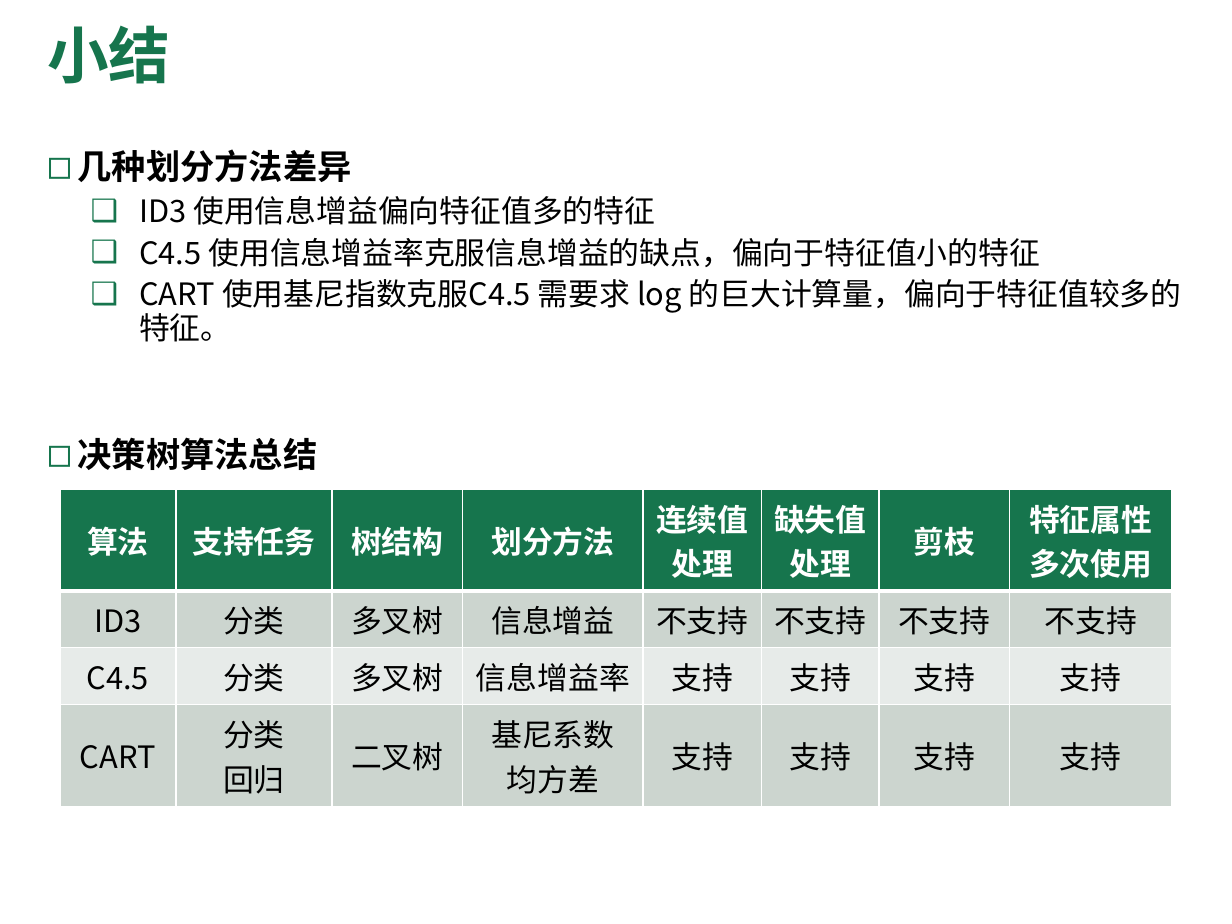
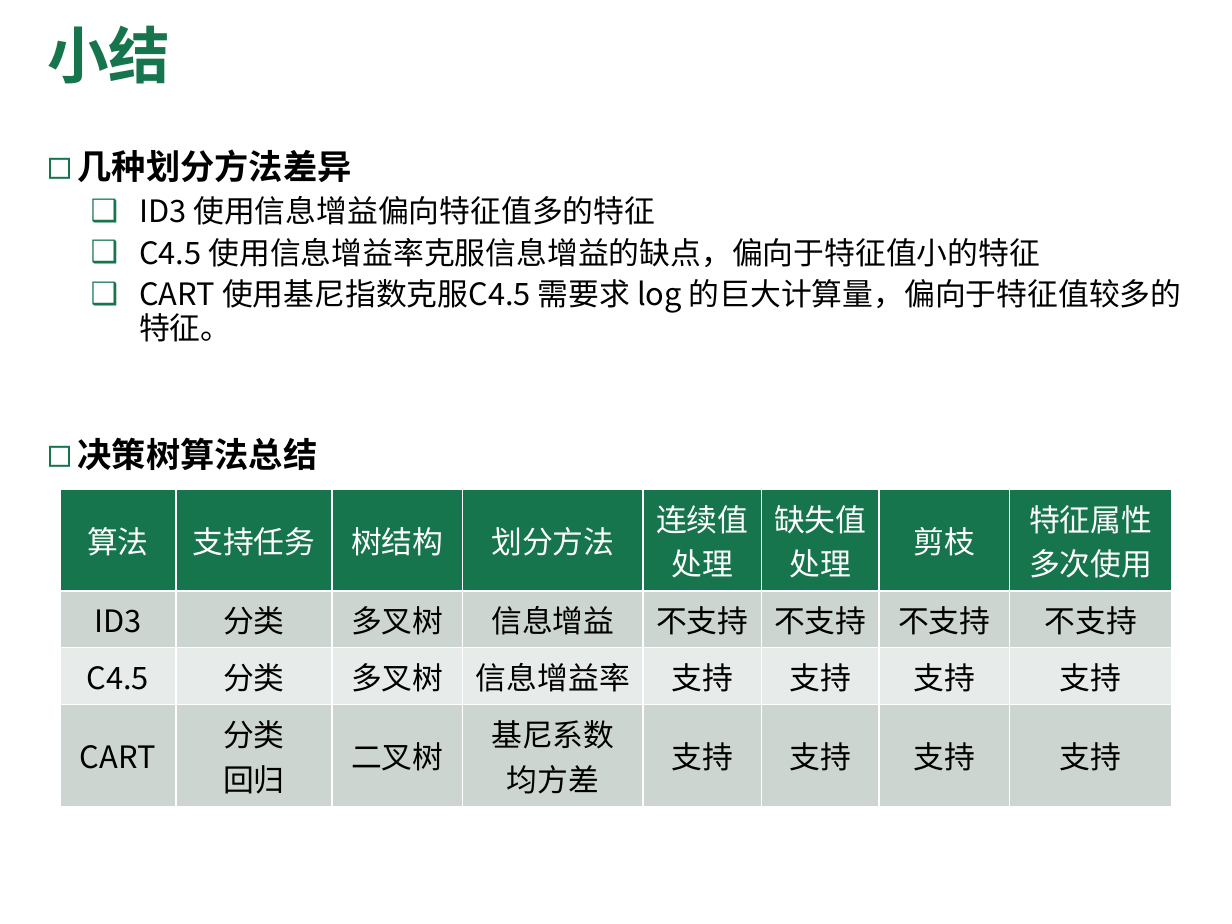
Before and after one commit to Aetik-yue/CQU_Study_Material, a slide deck: slide 52 of 机器学习/课件/ML-ch4-决策树.pptx. Drawn at 1232x924 pixels with LibreOffice and Linux fonts; fonts in the diff are those of the drawing; background and template pictures are left out. Boxes give left, top, right and bottom in pixels: in the first picture for what was removed or moved away, otherwise in the second. Text is boxed around its words. In the diff, an @@ line names an element or a change of style, - is before the commit and + after.

```diff
--- a/机器学习/课件/ML-ch4-决策树.pptx
+++ b/机器学习/课件/ML-ch4-决策树.pptx
@@ table at (60,489,1172,798) @@
@@ bold off in "算法", "支持任务", "树结构", "划分方法" and 4 more places @@
```
Also in this commit, not shown: 2 other slides changed, 20 other files.
